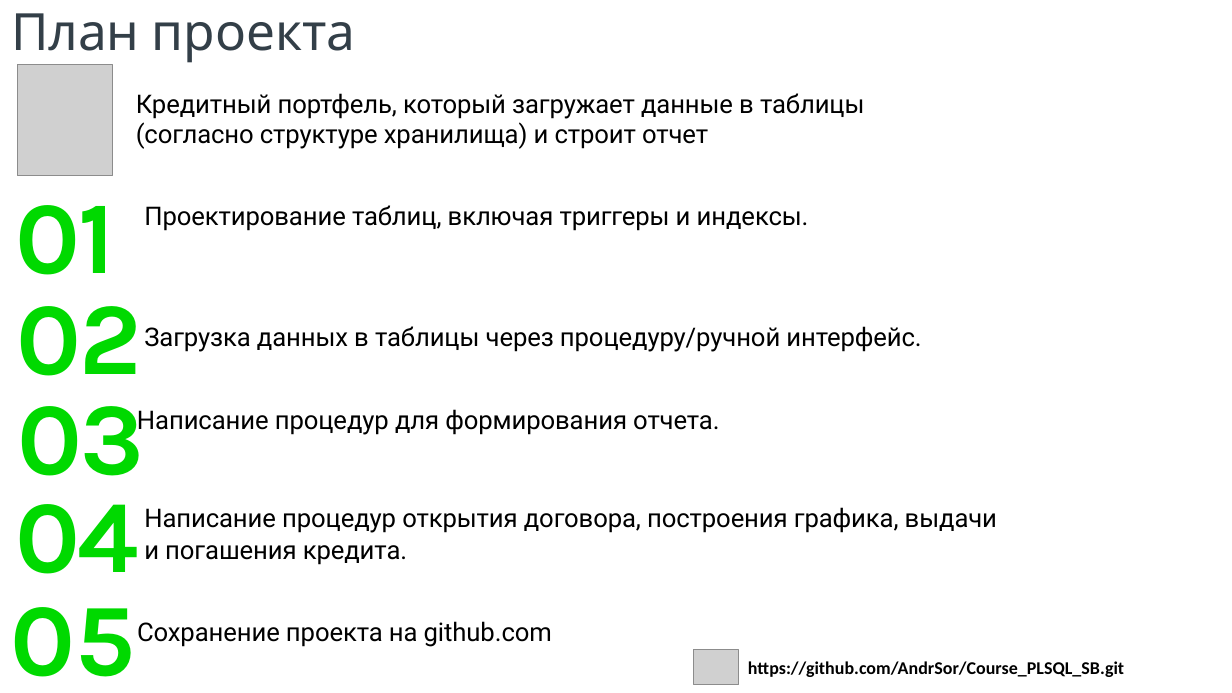
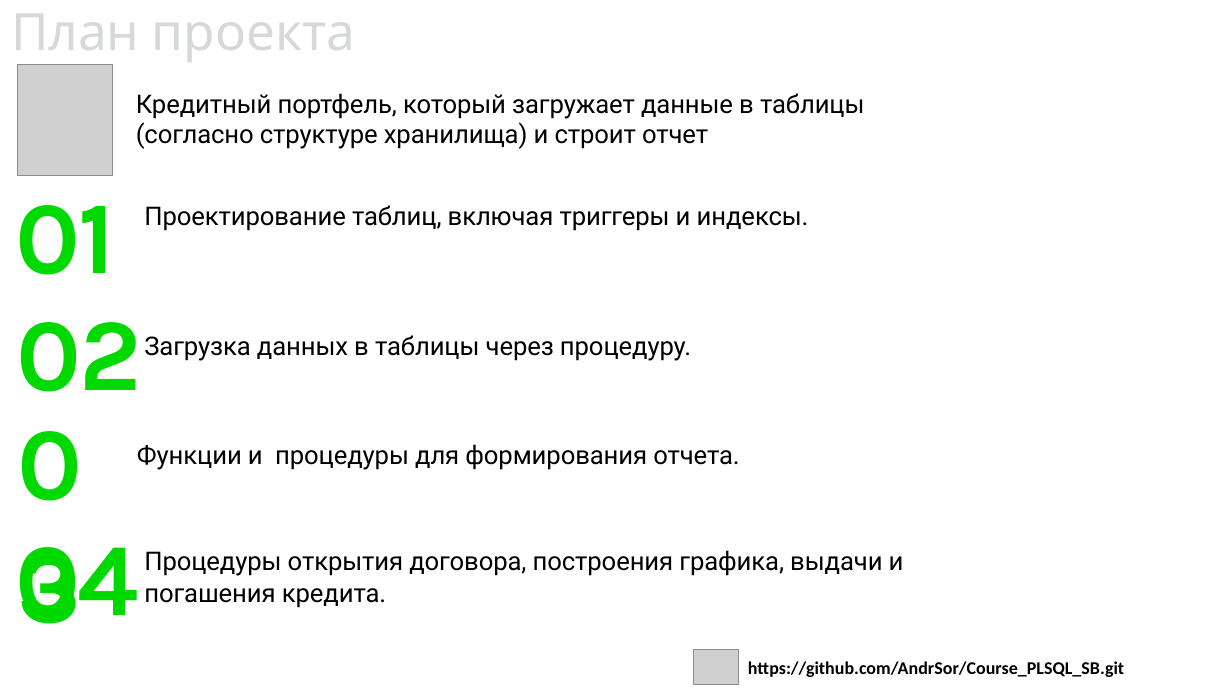
Before and after one commit to AndrSor/Course_PLSQL_SB, a slide deck: slide 4 of Course Work/_Презентация Курсовой работы.pptx. Drawn at 1232x693 pixels with LibreOffice and Linux fonts; fonts in the diff are those of the drawing; grey boxes stand for pictures; background and template pictures are left out. Boxes give left, top, right and bottom in pixels: in the first picture for what was removed or moved away, otherwise in the second. Text is boxed around its words. In the diff, an @@ line names an element or a change of style, - is before the commit and + after.

```diff
--- a/Course Work/_Презентация Курсовой работы.pptx
+++ b/Course Work/_Презентация Курсовой работы.pptx
@@ freeform shape: place and size @@
-freeform shape at (0, 65, 1209, 681)
+freeform shape at (0, 0, 1123, 590)
@@ text "02": place and size @@
-text "02" at (16, 306, 141, 376)
+text "02" at (16, 322, 141, 392)
@@ text at (144, 335, 691, 361): text changed @@
-Загрузка данных в таблицы через процедуру/ручной интерфейс.
+Загрузка данных в таблицы через процедуру.
@@ text "03" rewrapped from (18, 406, 145, 476) to (17, 396, 136, 521) @@
@@ text at (137, 444, 739, 470): text changed @@
-Написание процедур для формирования отчета.
+Функции и процедуры для формирования отчета.
@@ text "04" rewrapped from (15, 504, 139, 574) to (14, 513, 143, 638) @@
@@ text at (144, 550, 904, 608): text changed @@
-Написание процедур открытия договора, построения графика, выдачи и погашения кредита.
+Процедуры открытия договора, построения графика, выдачи и погашения кредита.
@@ text removed at (10, 607, 135, 677) @@
-05
@@ text removed at (137, 621, 552, 647) @@
-Сохранение проекта на github.com
```
Also in this commit, not shown: 2 other slides changed, 3 other files.
